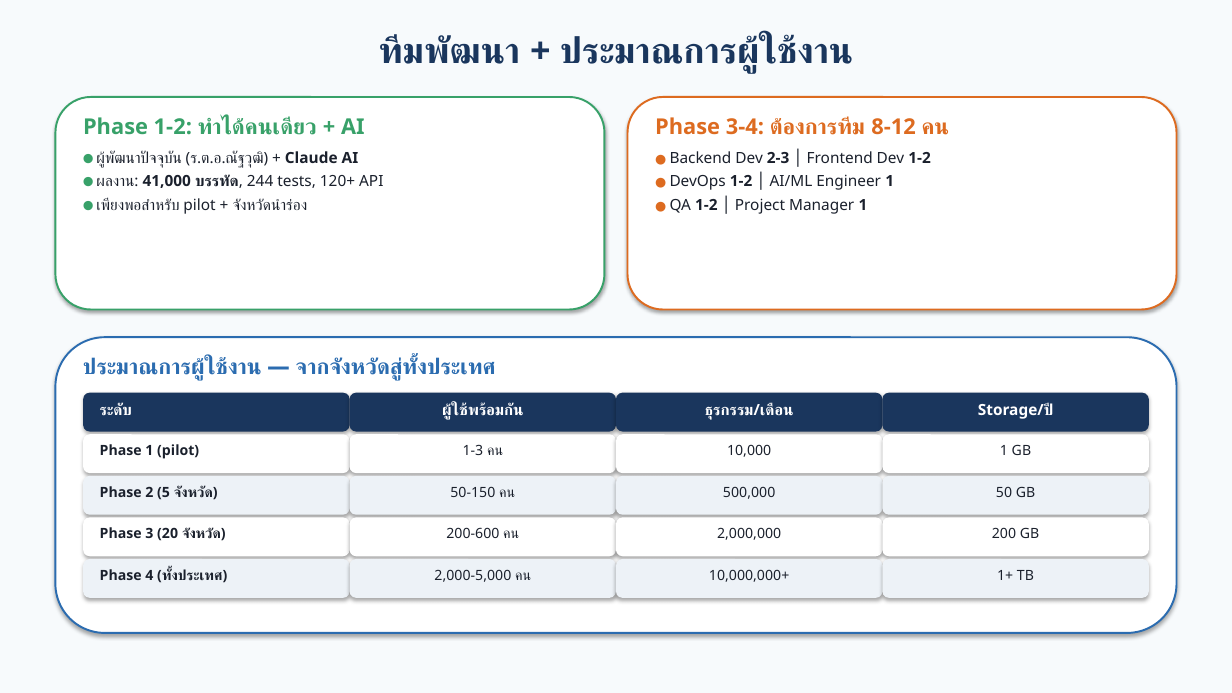
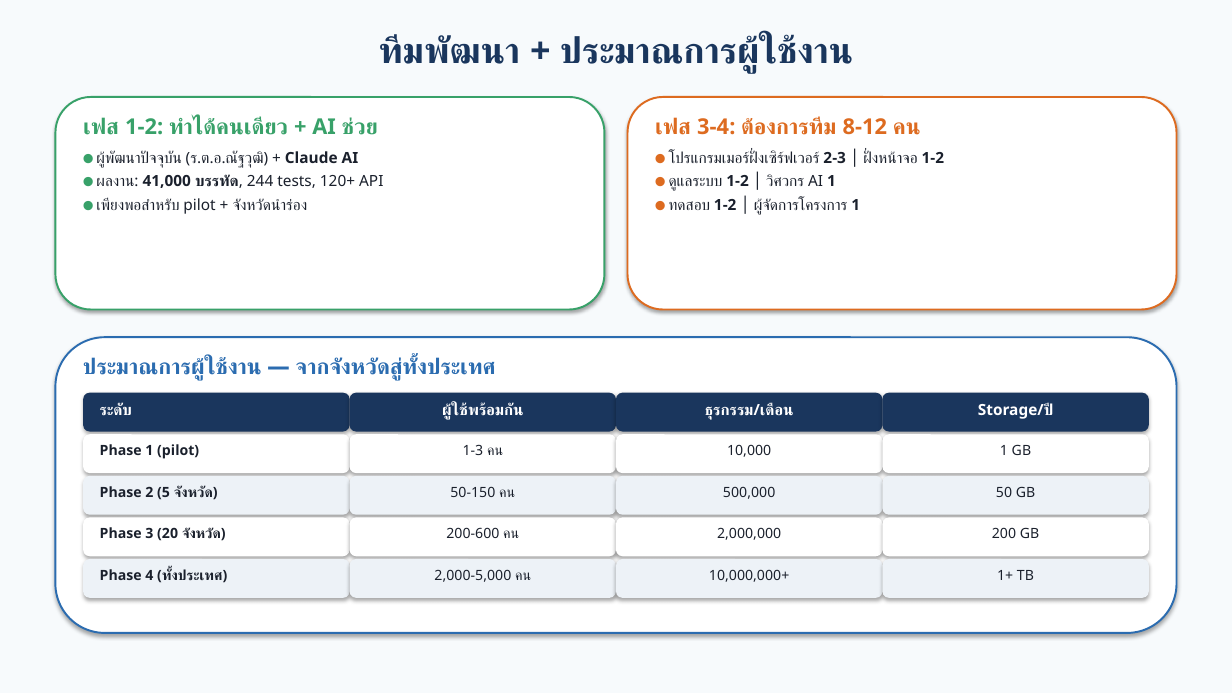
Before and after one commit to numsarai/Saraithong-BSIE, a slide deck: slide 21 of docs/SPNI_BSIE_Presentation.pptx. Drawn at 1232x693 pixels with LibreOffice and Linux fonts; fonts in the diff are those of the drawing. Boxes give left, top, right and bottom in pixels: in the first picture for what was removed or moved away, otherwise in the second. Text is boxed around its words. In the diff, an @@ line names an element or a change of style, - is before the commit and + after.

```diff
--- a/docs/SPNI_BSIE_Presentation.pptx
+++ b/docs/SPNI_BSIE_Presentation.pptx
@@ text at (83,117,378,135): text changed @@
-Phase 1-2: ทำได้คนเดียว + AI
+เฟส 1-2: ทำได้คนเดียว + AI ช่วย
@@ text at (655,117,921,135): text changed @@
-Phase 3-4: ต้องการทีม 8-12 คน
+เฟส 3-4: ต้องการทีม 8-12 คน
@@ text at (669,150,945,214): text changed @@
-● Backend Dev 2-3 │ Frontend Dev 1-2
-● DevOps 1-2 │ AI/ML Engineer 1
-● QA 1-2 │ Project Manager 1
+● โปรแกรมเมอร์ฝั่งเซิร์ฟเวอร์ 2-3 │ ฝั่งหน้าจอ 1-2
+● ดูแลระบบ 1-2 │ วิศวกร AI 1
+● ทดสอบ 1-2 │ ผู้จัดการโครงการ 1
```
Also in this commit, not shown: 20 other slides changed, 2 other files.
